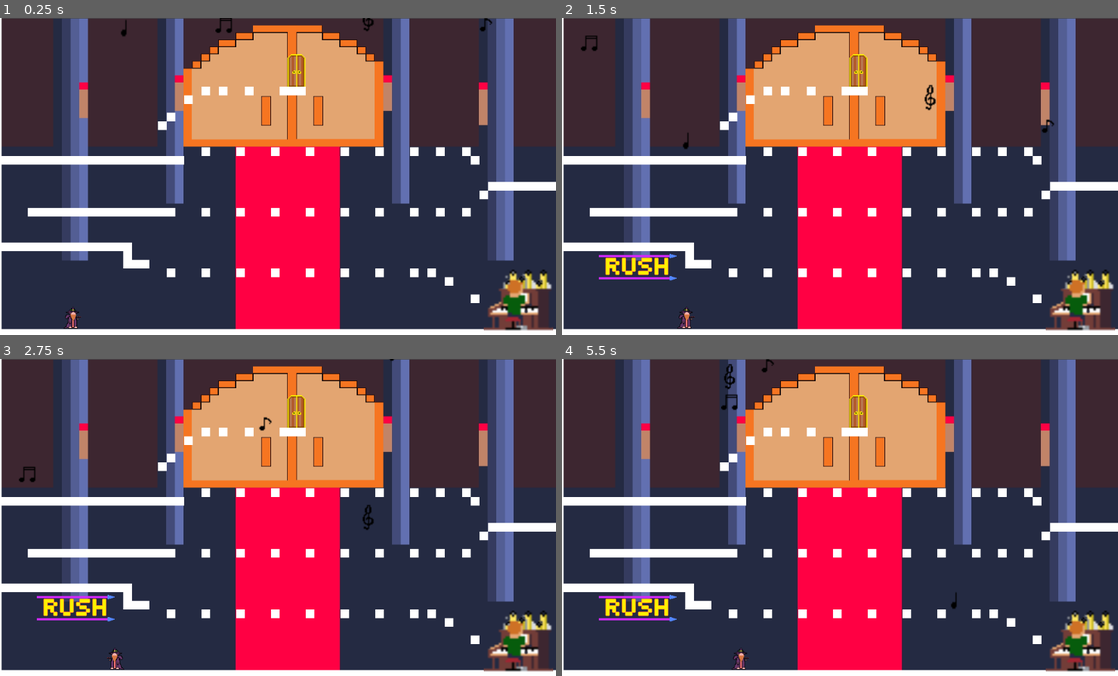
Above: before the commit, frames 1-4 (two rows, left to right).
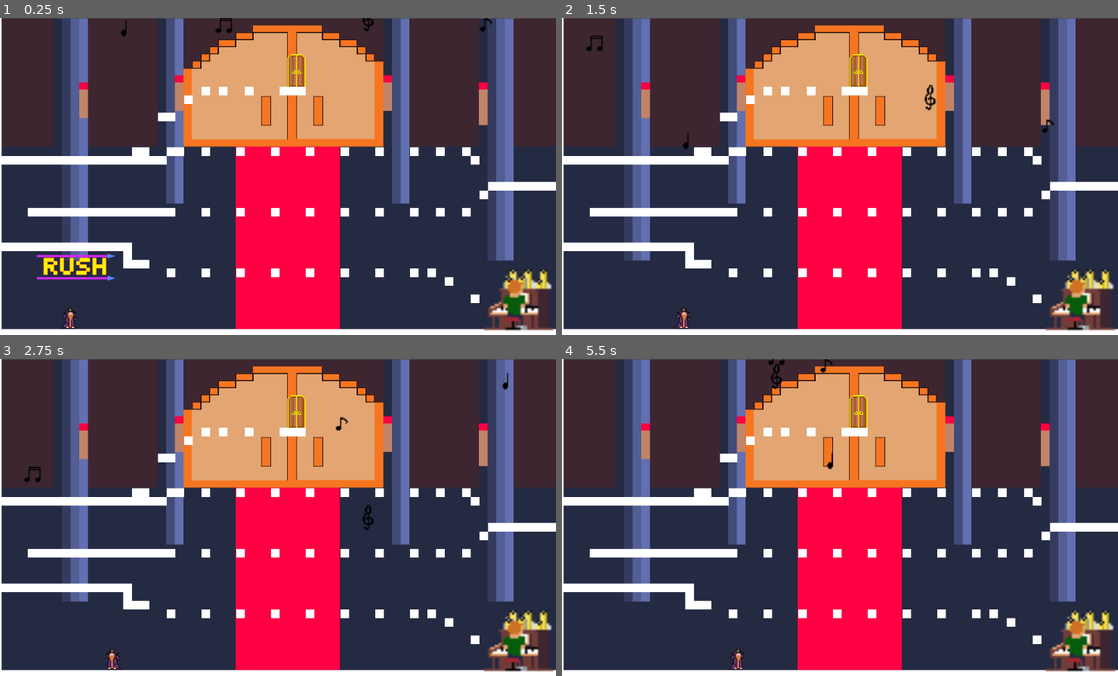
Above: after the commit, the same moments.

Repository: GameJamFGA-UnB/Grupo6
Game: Godot game, scene res://Boss.tscn
Two runs of this game, one before a commit and one after it. Both use one fixed random seed, a clock stepped at 60 frames per second and the inputs below. This scene is started directly instead of the project's main scene.
Inputs:
- Up to frame 1 (0.25 s): no input
- Up to frame 2 (1.5 s): hold Right (Move_right) from 0.53 s (still down); tap Space (Jump) at 0.77 s
- Up to frame 3 (2.75 s): tap Space (Jump) at 1.52 s; release Right (Move_right) at 2.03 s; hold Left (Move_left) from 2.03 s (still down)
- Up to frame 4 (5.5 s): release Left (Move_left) at 2.78 s; hold Right (Move_right) 2.78-4.28 s; tap Space (Jump) at 3.02, 3.77, 4.52 s; hold Left (Move_left) 4.28-5.03 s; hold Right (Move_right) from 5.03 s (still down)

The runs differ from the first frame. In frame 1, 1.3% of the frame differs, in the area x 6-99%, y 29-99%; in frame 2, 1.4%; in frame 3, 1.5%; in frame 4, 1.7%, in the area x 6-99%, y 0-99%.

Commit message:
Some fixes

Diff:
--- a/Boss.tscn
+++ b/Boss.tscn
@@ -46,6 +46,9 @@
 } ]
 1/z_index = 0
 
+[sub_resource type="RectangleShape2D" id=13]
+extents = Vector2( 16.5, 30.5 )
+
 [sub_resource type="SpriteFrames" id=6]
 animations = [ {
 "frames": [ ExtResource( 7 ), ExtResource( 8 ) ],
@@ -80,9 +83,6 @@
 [sub_resource type="RectangleShape2D" id=12]
 extents = Vector2( 10, 23.5 )
 
-[sub_resource type="RectangleShape2D" id=13]
-extents = Vector2( 16.5, 30.5 )
-
 [node name="Node2D" type="Node2D"]
 
 [node name="Sprite" type="Sprite" parent="."]
@@ -106,7 +106,20 @@
 cell_size = Vector2( 16, 16 )
 show_collision = true
 format = 1
-tile_data = PoolIntArray( 65535, 1, 0, 64, 1, 0, 131071, 1,  …(345 unchanged characters)…  1, 0, 655424, 1, 0, 786431, 1, 0, 720915, 1, 0, 720960, 1, 0, 851967, 1, 0, 786450, 1, 0, 786496, 1, 0, 917503, 1, 0, 852032, 1, 0, 983039, 1, 0, 917568, 1, 0, 1048575, 1, 0, 983063, 1, 0, 983067, 1, 0, 983071, 1, 0, 983075, 1, 0, 983079, 1, 0, 983083, 1, 0, 983087, 1, 0, 983090, 1, 0, 983093, 1, 0, 983104, 1, 0, 1114111, 1, 0, 1048576, 1, 0, 1048577, 1, 0, 1048578, 1, 0, 1048579, 1, 0, 1048580, 1, 0, 1048581, 1, 0, 1048582, 1, 0, 1048583, 1, 0, 1048584, 1, 0, 1048585, 1, 0, 1048586, 1, 0, 1048587, 1, 0, 1048588, 1, 0, 1048589, 1, 0, 1048590, 1, 0, 1048591, 1, 0, 1048592, 1, 0, 1048593, 1, 0, 1048594, 1, 0, 1048595, 1, 0, 1048596, 1, 0, 1048630, 1, 0, 1048640, 1, 0, 11 …(8263 unchanged characters)…
+tile_data = PoolIntArray( 65535, 1, 0, 64, 1, 0, 131071, 1,  …(345 unchanged characters)…  1, 0, 655424, 1, 0, 786431, 1, 0, 720914, 1, 0, 720915, 1, 0, 720960, 1, 0, 851967, 1, 0, 786496, 1, 0, 917503, 1, 0, 852032, 1, 0, 983039, 1, 0, 917568, 1, 0, 1048575, 1, 0, 983055, 1, 0, 983056, 1, 0, 983059, 1, 0, 983060, 1, 0, 983063, 1, 0, 983067, 1, 0, 983071, 1, 0, 983075, 1, 0, 983079, 1, 0, 983083, 1, 0, 983087, 1, 0, 983090, 1, 0, 983093, 1, 0, 983104, 1, 0, 1114111, 1, 0, 1048576, 1, 0, 1048577, 1, 0, 1048578, 1, 0, 1048579, 1, 0, 1048580, 1, 0, 1048581, 1, 0, 1048582, 1, 0, 1048583, 1, 0, 1048584, 1, 0, 1048585, 1, 0, 1048586, 1, 0, 1048587, 1, 0, 1048588, 1, 0, 1048589, 1, 0, 1048590, 1, 0, 1048591, 1, 0, 1048592, 1, 0, 1048593, 1, 0, 1048594, 1, 0, 1048630, 1, 0, 1048640, 1, 0, 11 …(8263 unchanged characters)…
+
+[node name="End" type="KinematicBody2D" parent="."]
+position = Vector2( 546, 96 )
+__meta__ = {
+"_edit_group_": true
+}
+
+[node name="Sprite" type="Sprite" parent="End"]
+texture = ExtResource( 19 )
+
+[node name="CollisionShape2D" type="CollisionShape2D" parent="End"]
+position = Vector2( 0.5, 0.5 )
+shape = SubResource( 13 )
 
 [node name="Boss" type="KinematicBody2D" parent="."]
 position = Vector2( 1008, 579 )
@@ -118,7 +131,6 @@
 position = Vector2( -53, -50.5 )
 scale = Vector2( 4, 4 )
 frames = SubResource( 6 )
-frame = 1
 playing = true
 
 [node name="CollisionShape2D" type="CollisionShape2D" parent="Boss"]
@@ -126,7 +138,7 @@
 shape = SubResource( 7 )
 
 [node name="Player" type="KinematicBody2D" parent="."]
-position = Vector2( 133, 560 )
+position = Vector2( 128, 557 )
 script = ExtResource( 3 )
 __meta__ = {
 "_edit_group_": true
@@ -150,7 +162,6 @@
 [node name="rushSign" type="AnimatedSprite" parent="."]
 position = Vector2( 139, 461 )
 frames = SubResource( 8 )
-frame = 1
 playing = true
 
 [node name="Projectiles" type="Node2D" parent="."]
@@ -234,16 +245,3 @@
 [node name="Sound" type="AudioStreamPlayer2D" parent="Projectiles/ProjectileSol"]
 stream = ExtResource( 17 )
 volume_db = -20.0
-
-[node name="End" type="KinematicBody2D" parent="."]
-position = Vector2( 546, 96 )
-__meta__ = {
-"_edit_group_": true
-}
-
-[node name="Sprite" type="Sprite" parent="End"]
-texture = ExtResource( 19 )
-
-[node name="CollisionShape2D" type="CollisionShape2D" parent="End"]
-position = Vector2( 0.5, 0.5 )
-shape = SubResource( 13 )
--- a/Projectile.gd
+++ b/Projectile.gd
@@ -18,10 +18,10 @@
 		var collision_info = get_slide_collision(i)
 		if collision_info.collider is TileMap:
 			position.y = y
-			position.x = rng.randf_range(18, 800)
+			position.x = rng.randf_range(18, 1032)
 			$Sound.play()
 		elif collision_info.collider.name == "Player":
 			collision_info.collider.die()
-		elif "Projectile" in collision_info.collider.name:
+		elif "Projectile" in collision_info.collider.name or  "End" in collision_info.collider.name:
 			self.add_collision_exception_with(collision_info.collider)
 			collision_info = get_slide_collision(i)
